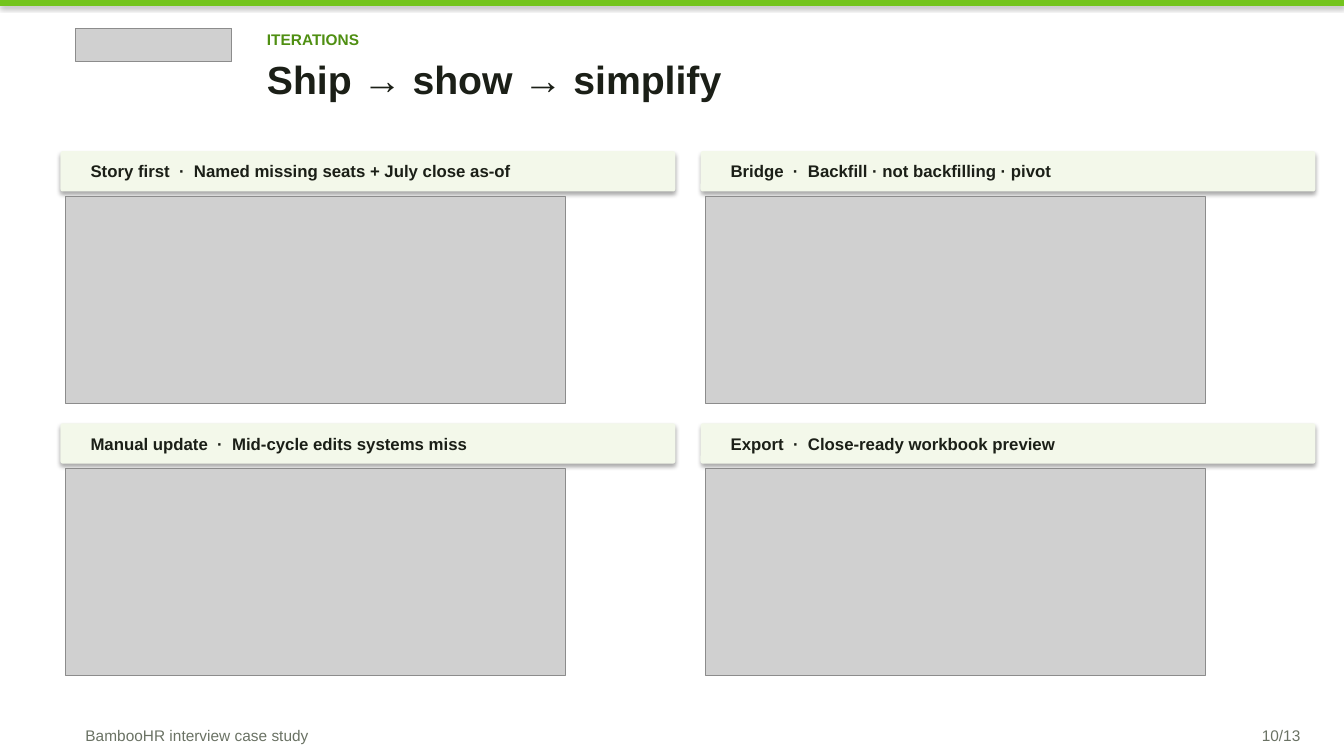
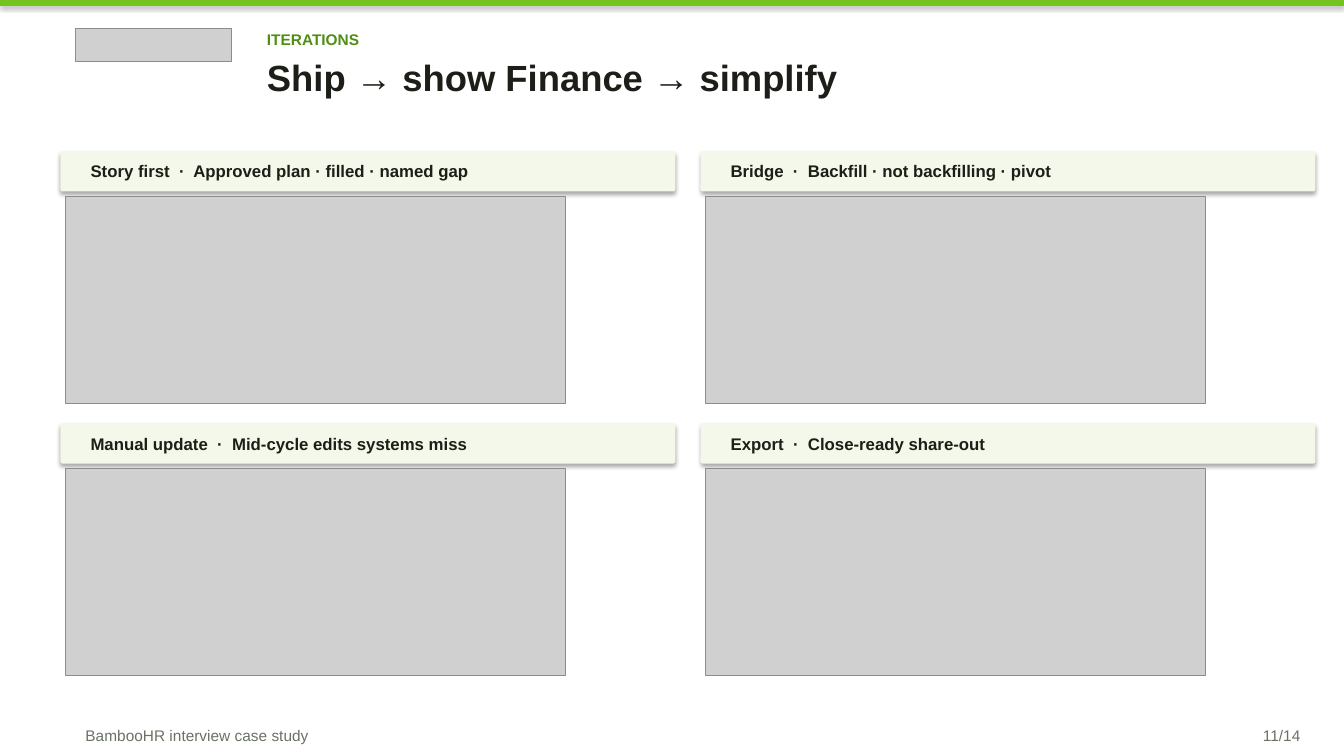
Before and after one commit to Brigdawg/Headcount-Reconciliation, a slide deck: slide 11 of deck/Headcount_Control_Tower_Case_Study.pptx (slide 10 before the commit). Drawn at 1344x756 pixels with LibreOffice and Linux fonts; fonts in the diff are those of the drawing; grey boxes stand for pictures. Boxes give left, top, right and bottom in pixels: in the first picture for what was removed or moved away, otherwise in the second. Text is boxed around its words. In the diff, an @@ line names an element or a change of style, - is before the commit and + after.

Commit message:
Strengthen deck around the problem, client value, and BambooHR value.
Add scrubbed “current spreadsheet” slide, clearer cross-functional process, and market stats focused on HR–Finance cohesion and recon time.

```diff
--- a/deck/Headcount_Control_Tower_Case_Study.pptx
+++ b/deck/Headcount_Control_Tower_Case_Study.pptx
@@ text at <box>267,64,837,99</box>: text changed; size 28 to 26 pt @@
-Ship → show → simplify
+Ship → show Finance → simplify
@@ text at <box>91,165,468,181</box>: text changed @@
-Story first · Named missing seats + July close as-of
+Story first · Approved plan · filled · named gap
@@ text at <box>731,438,985,454</box>: text changed @@
-Export · Close-ready workbook preview
+Export · Close-ready share-out
@@ text at <box>1263,730,1300,741</box>: text changed @@
-10/13
+11/14
```
Also in this commit, not shown: 8 other slides changed, 5 slides added, 4 slides removed, 3 other files.
